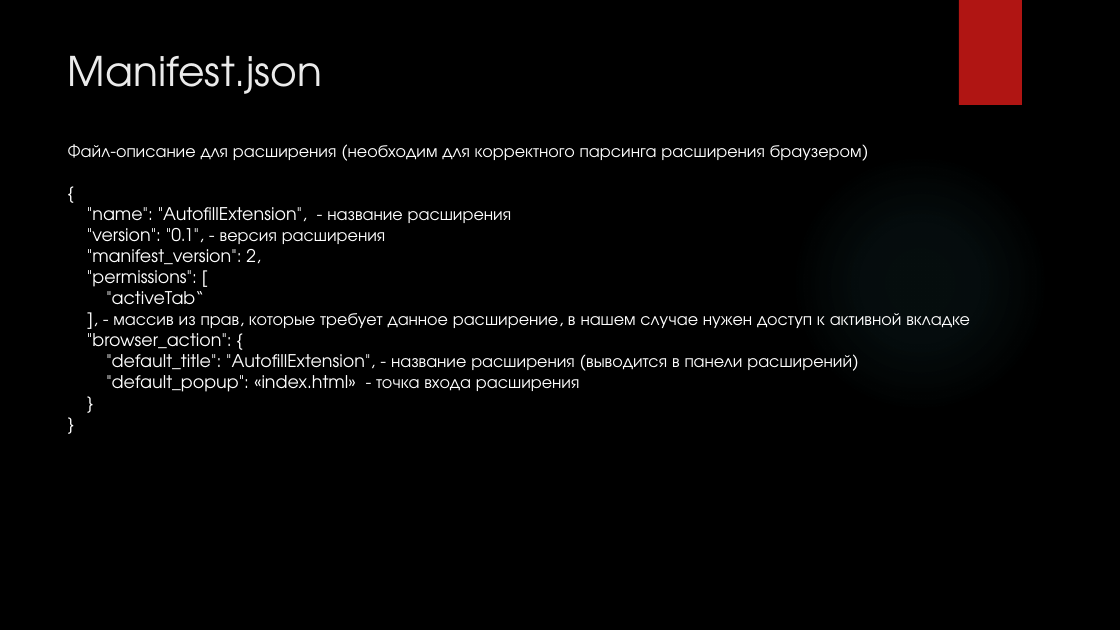
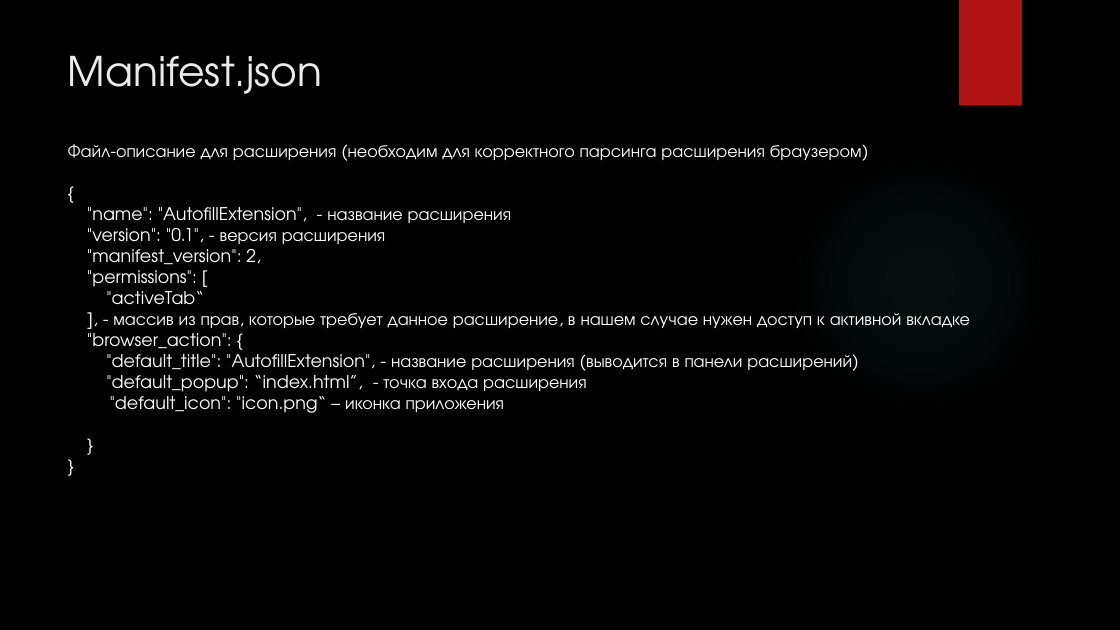
Before and after one commit to oleg-vasilyev/AutofillExtension, a slide deck: slide 5 of AutoFill_Extension.pptx (slide 4 before the commit). Drawn at 1120x630 pixels with LibreOffice and Linux fonts; fonts in the diff are those of the drawing; background and template pictures are left out. Boxes give left, top, right and bottom in pixels: in the first picture for what was removed or moved away, otherwise in the second. Text is boxed around its words. In the diff, an @@ line names an element or a change of style, - is before the commit and + after.

```diff
--- a/AutoFill_Extension.pptx
+++ b/AutoFill_Extension.pptx
@@ text at [106,375,586,413]: text changed @@
-"default_popup": «index.html» - точка входа расширения
+"default_popup": “index.html”, - точка входа расширения
+"default_icon": "icon.png“ – иконка приложения
```
Also in this commit, not shown: 5 other slides changed, 1 slide added.
